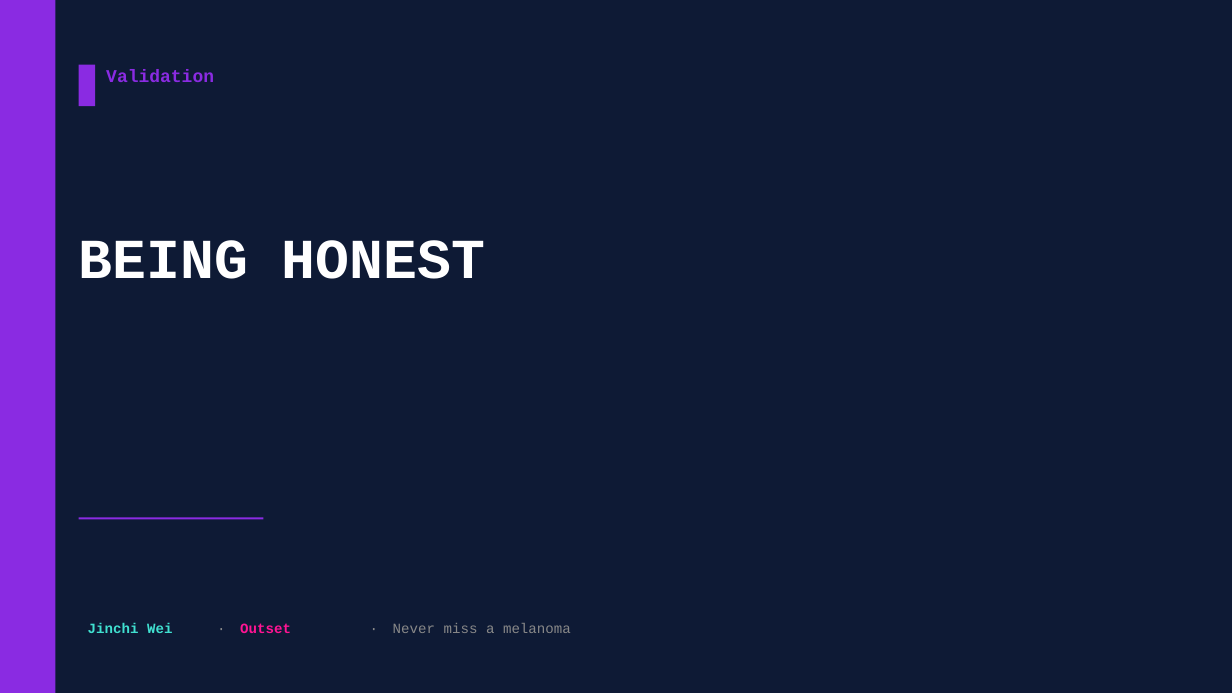
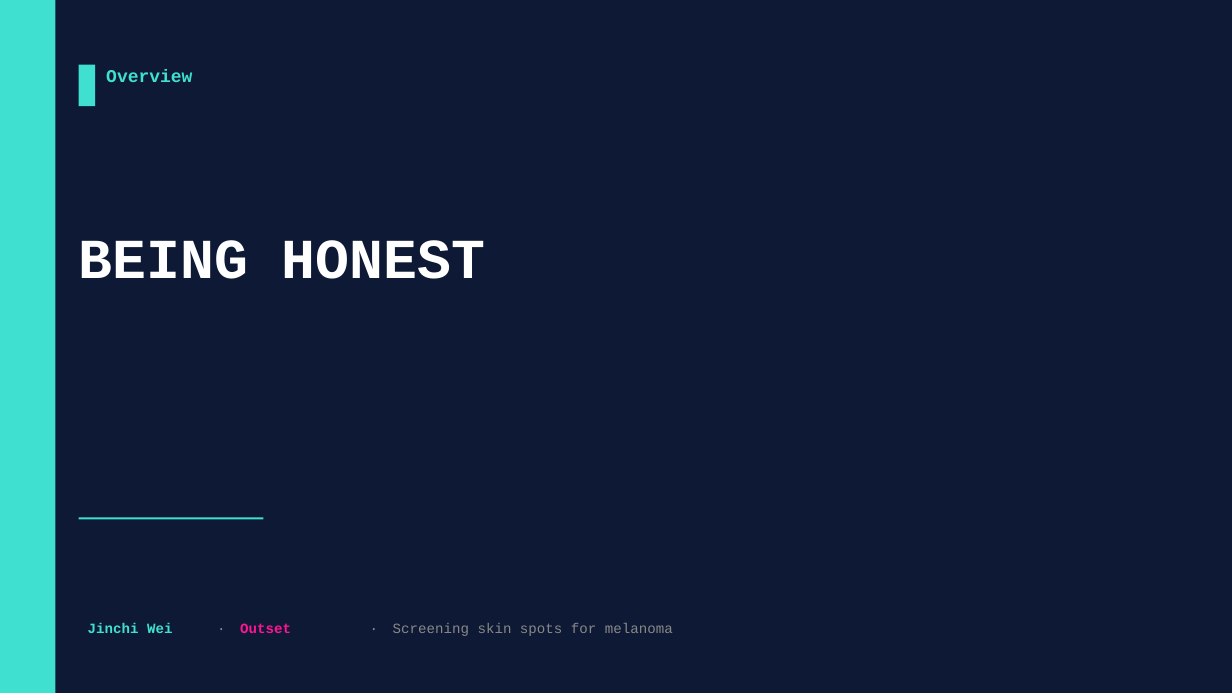
Before and after one commit to jinchiwei/outset-ai-healthcare, a slide deck: slide 19 of solutions/g2_skin_screening/slides/g2_skin_screening.pptx (slide 15 before the commit). Drawn at 1232x693 pixels with LibreOffice and Linux fonts; fonts in the diff are those of the drawing. Boxes give left, top, right and bottom in pixels: in the first picture for what was removed or moved away, otherwise in the second. Text is boxed around its words. In the diff, an @@ line names an element or a change of style, - is before the commit and + after.

Commit message:
G2 v2: HAM10000 + CAFormer working melanoma screen (AUC 0.885, recall 74->90%); 5-part rubric deck, clinical intro figs, Outset logo, bespoke varied layouts

```diff
--- a/solutions/g2_skin_screening/slides/g2_skin_screening.pptx
+++ b/solutions/g2_skin_screening/slides/g2_skin_screening.pptx
@@ text at [106,70,192,82]: text changed; text colour #8A2BE2 to #40E0D0 @@
-Validation
+Overview
@@ fill #8A2BE2 to #40E0D0 in 3 elements at [0,0,55,693], [79,65,95,106], [79,518,263,519] @@
@@ text at [393,623,673,636]: text changed @@
-Never miss a melanoma
+Screening skin spots for melanoma
```
Also in this commit, not shown: 5 other slides changed, 16 slides added, 11 slides removed, 50 other files.
